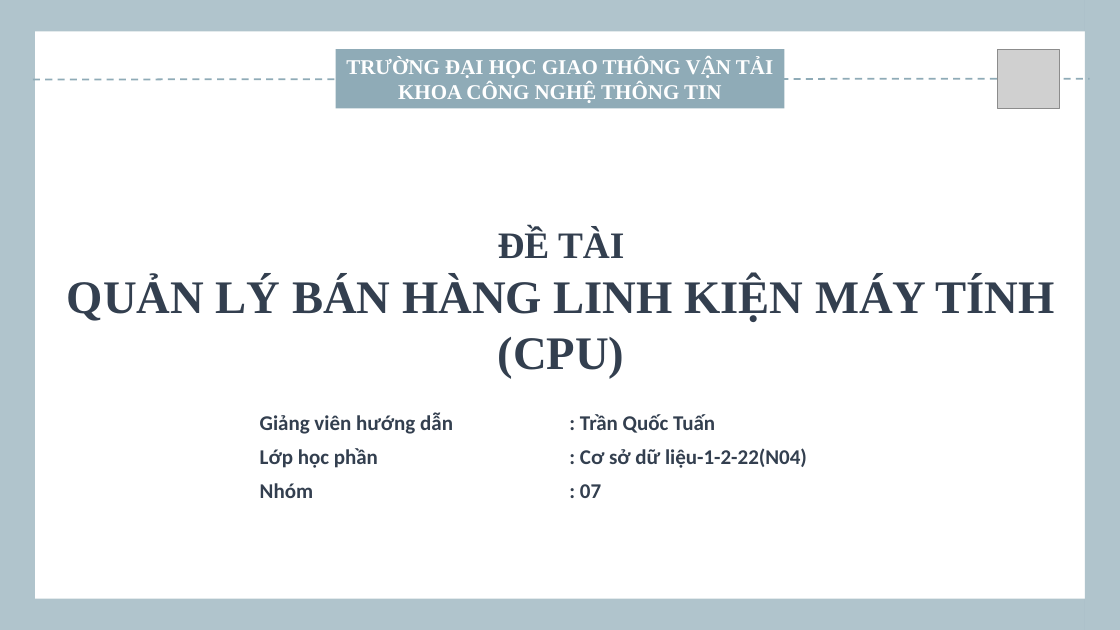
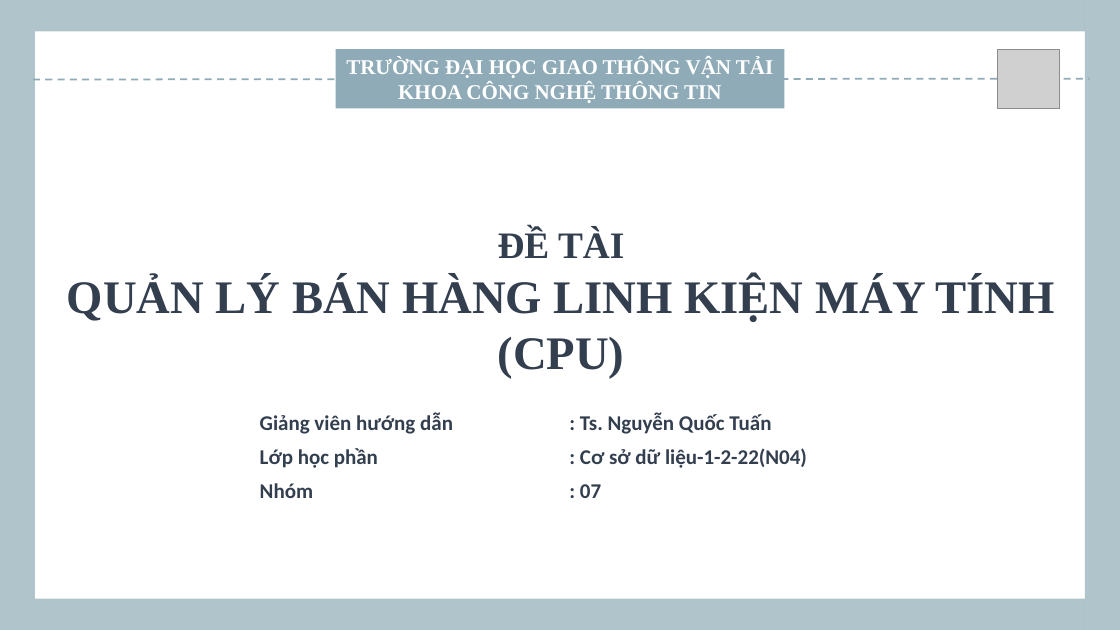
Before and after one commit to dinhminhlh/Major-Assignment-DataBase, a slide deck: slide 1 of CSDL_1_2_22_N04_NHOM07_Loading.pptx. Drawn at 1120x630 pixels with LibreOffice and Linux fonts; fonts in the diff are those of the drawing; grey boxes stand for pictures; background and template pictures are left out. Boxes give left, top, right and bottom in pixels: in the first picture for what was removed or moved away, otherwise in the second. Text is boxed around its words. In the diff, an @@ line names an element or a change of style, - is before the commit and + after.

```diff
--- a/CSDL_1_2_22_N04_NHOM07_Loading.pptx
+++ b/CSDL_1_2_22_N04_NHOM07_Loading.pptx
@@ table at bbox=[251, 406, 871, 508] @@
-row 1, column 2: : Trần Quốc Tuấn
+row 1, column 2: : Ts. Nguyễn Quốc Tuấn
```
Also in this commit, not shown: 1 other file.
